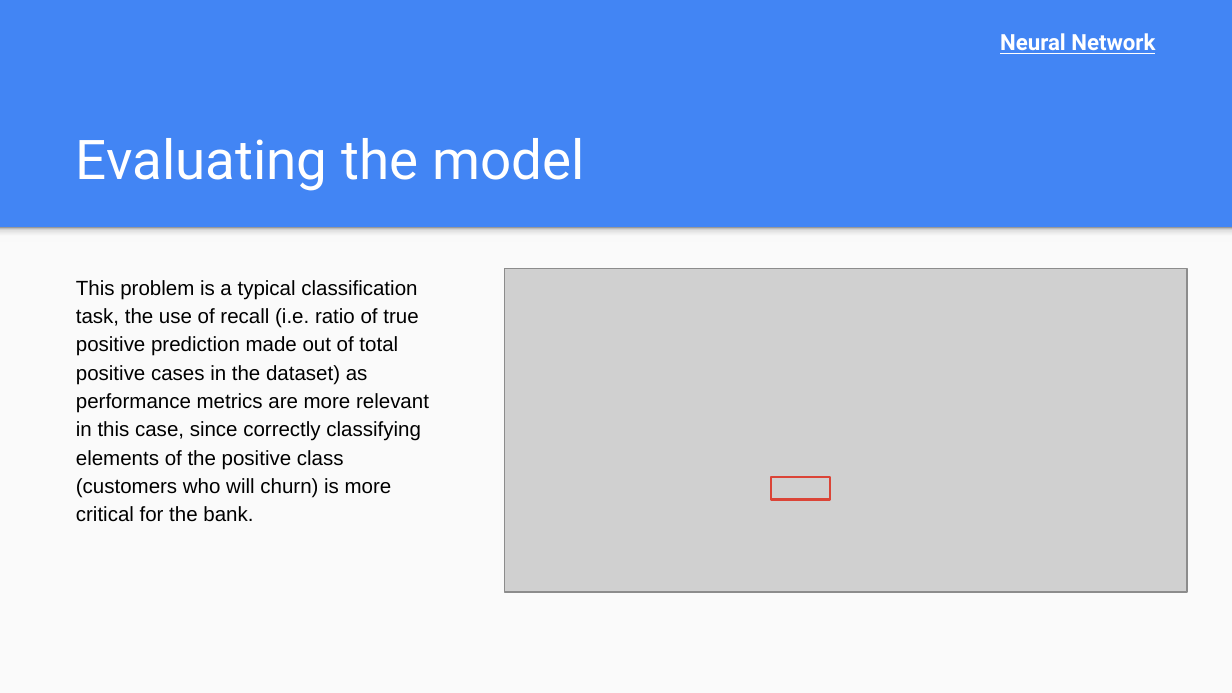
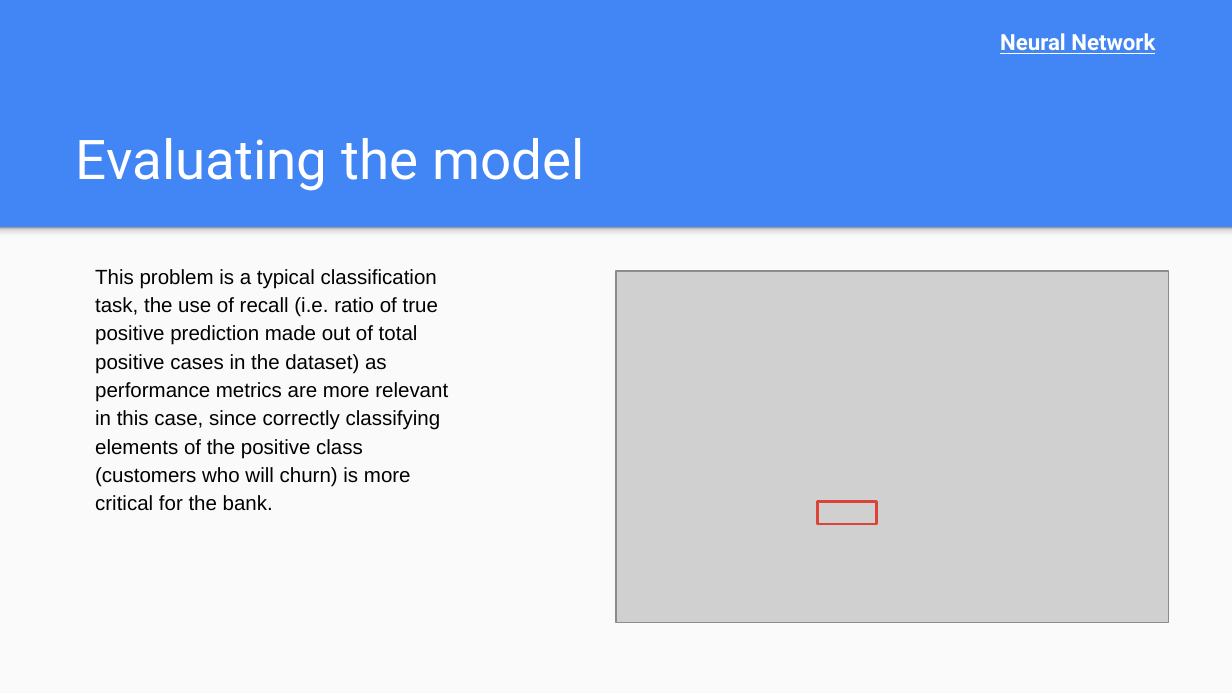
Before and after one commit to apakuki/FinTechBC-Project2, a slide deck: slide 10 of Customer Churn Prediction.pptx. Drawn at 1232x693 pixels with LibreOffice and Linux fonts; fonts in the diff are those of the drawing; grey boxes stand for pictures. Boxes give left, top, right and bottom in pixels: in the first picture for what was removed or moved away, otherwise in the second. Text is boxed around its words. In the diff, an @@ line names an element or a change of style, - is before the commit and + after.

```diff
--- a/Customer Churn Prediction.pptx
+++ b/Customer Churn Prediction.pptx
@@ text "This problem is a typical ..." moved from (x1=76, y1=280, x2=429, y2=522) to (x1=95, y1=269, x2=448, y2=511) @@
@@ picture resized from (x1=504, y1=269, x2=1186, y2=591) to (x1=616, y1=271, x2=1169, y2=623) @@
@@ rectangle moved from (x1=771, y1=477, x2=830, y2=499) to (x1=818, y1=501, x2=877, y2=524) @@
```
Also in this commit, not shown: 8 other slides changed, 3 slides added, 4 slides removed, 1 other file.
